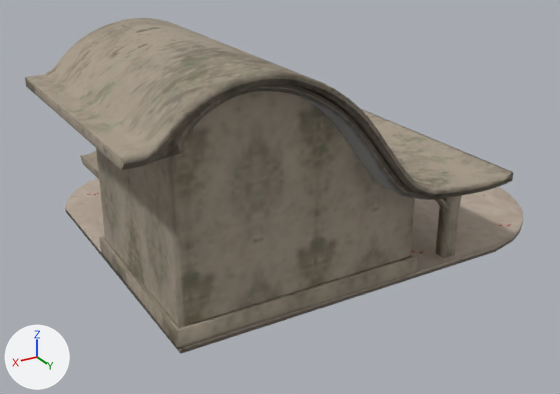
Before and after pictures for a commit that changed the FBX model Assets/Models/MAP 2/MAP 2.fbx.
The view is the same before and after, from a camera (50 mm lens) standing at (7.56, 17.68, 9.77) and looking at (-2.89, 0.26, 1.07). Arrows for +X, +Y and +Z are at lower left; the lights stay in place. The first picture is the older version. Where no turn or scale is listed for an object, it has been applied to the vertices. Vertices at exactly the same position are counted once.

In view in the first picture: 'House', 'UP'.
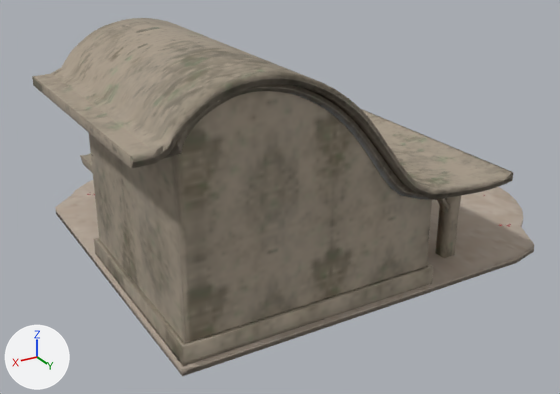
Commit message: Update Map 2, 3

Location of each change, (x1, y1, x2, y2) in pixels of the pictures (560 x 394 px; the box of a moved part takes in the faces that stretch with it):
'House', reshaped (8% taller): before (65, 91, 523, 354); after (55, 91, 534, 376)
'UP', reshaped: before (25, 18, 513, 258); after (32, 18, 513, 258)
part 1 of me_mesh_014, moved or reshaped: before (25, 28, 220, 170); after (32, 28, 220, 168)
part 2 of me_mesh_014, moved or reshaped (mostly hidden): before (435, 195, 462, 211); after (437, 195, 462, 211)
part 3 of me_mesh_012, moved or reshaped: before (185, 91, 376, 323); after (197, 91, 392, 336)
part 4 of me_mesh_012, moved or reshaped: before (177, 254, 417, 349); after (182, 264, 433, 366)
part 5 of me_mesh_012, moved or reshaped: before (371, 180, 415, 268); after (387, 189, 432, 279)
part 6 of me_mesh_012, moved or reshaped: before (186, 210, 520, 352); after (200, 210, 534, 370)
part 7 of me_mesh_012, moved or reshaped: before (96, 148, 148, 289); after (89, 133, 142, 291)
part 8 of me_mesh_012, moved or reshaped: before (99, 142, 194, 348); after (94, 124, 207, 366)
part 9 of me_mesh_012, moved or reshaped: before (65, 189, 146, 311); after (55, 191, 136, 314)
part 10 of me_mesh_012, moved or reshaped: before (146, 310, 186, 354); after (134, 306, 201, 376)

What changed in the scene script:
```text
Change me_mesh_012:
    used by ob_house; location = (0.0, 0.0, 0.0)
    remove me_mesh_012.from_pydata(...)  # 1748 vertices, 1676 faces; spans x -10.39..2.23, y -6.03..4.55, z 0.0..5.79
    add me_mesh_012.from_pydata(...)  # 1748 vertices, 1676 faces; spans x -10.39..2.42, y -6.03..5.19, z 0.0..5.79
    me_mesh_012 part 3: all 156 vertices in x -2.99..1.77, y 4.36..4.43, z 2.19..5.78 are moved by (0.0, 0.61, 0.0)
    me_mesh_012 part 4: all 12 vertices in x -4.33..-4.15, y 4.36..4.55, z 0.22..0.68 are moved by (0.0, 0.61, 0.0)
    me_mesh_012 part 5: all 6 vertices in x -4.22..-4.15, y 4.36..4.43, z 2.19..2.76 are moved by (0.0, 0.61, 0.0)
    me_mesh_012 part 6: all 14 vertices in x -8.16..1.99, y 4.21..4.43, z 0.0..0.22 are moved by (0.0, 0.76, 0.0)
    me_mesh_012 part 7: all 42 vertices in x 1.96..2.15, y -0.63..2.62, z 0.23..5.13 are moved by (0.15, 0.0, 0.0)
    me_mesh_012 part 8: all 30 vertices in x 1.93..2.23, y 4.36..4.55, z 0.23..5.24 are moved by (0.15, 0.61, 0.0)
    me_mesh_012 part 9: all 22 vertices in x 2.03..2.1, y -4.25..2.41, z 0.0..0.22 are moved by (0.3, 0.0, 0.0)
    me_mesh_012 part 10: all 2 vertices in x 2.12, y 4.42, z 0.0..0.22 are moved by (0.3, 0.76, 0.0)
    other edits to the shape of me_mesh_012 do not show in these pictures
Change me_mesh_014:
    used by ob_up; location = (0.0, 0.0, 0.0)
    before: 12 (-5.66, 3.96, 2.24), 13 (-6.01, 3.96, 2.27), 14 (-5.66, 4.31, 2.24), 15 (-6.01, 4.31, 2.27), 20 (-4.91, 4.01, 2.27)
    before: 21 (-4.91, 4.25, 2.27), 22 (-5.06, 4.01, 2.25), 23 (-5.06, 4.25, 2.25)
    remove me_mesh_014.from_pydata(...)  # 464 vertices, 456 faces; spans x -6.63..3.37, y -1.29..5.27, z 0.15..6.17
    add me_mesh_014.from_pydata(...)  # 464 vertices, 456 faces; spans x -6.63..3.2, y -1.29..5.27, z 0.15..6.17
    me_mesh_014 part 1: 56 of 464 vertices moved; they spanned x 1.59..3.37, y -1.29..5.27, z 4.8..5.95 and now span x 1.59..3.2, y -1.29..5.27, z 4.8..5.94; mean shift (-0.1, 0.0, -0.03); largest move (3.05, -1.29, 4.81) -> (2.87, -1.29, 4.81)
    me_mesh_014 part 2
    add for i in [*range(12, 16), *range(20, 24)]: me_mesh_014.vertices[i].co += Vector((0.0, 0.0, 0.23))
    other edits to the shape of me_mesh_014 do not show in these pictures
```
